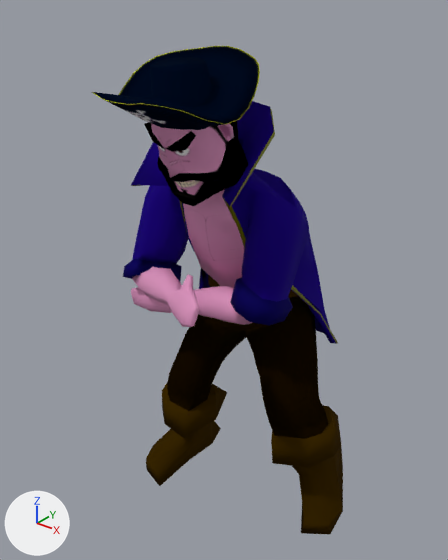
Before and after pictures for a commit that changed the OBJ model assets/Animacion/Pirata/Celebracion/PirataCelebracion_000202.obj.
Before and after are seen from a 50 mm camera at (4.91, -6.13, 7.86) aimed at (-0.07, 0.1, 4.0). Every picture has the same lights, and +X, +Y and +Z are marked at lower left. Where no turn or scale is listed for an object, it has been applied to the vertices.

Objects in the first picture: 'Pirata_PirataH'.
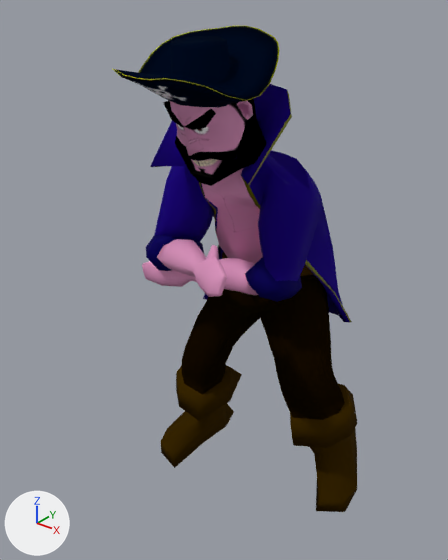
Diff of the bpy script that builds the scene:
```diff
--- a/assets/Animacion/Pirata/Celebracion/PirataCelebracion_000202.obj.py
+++ b/assets/Animacion/Pirata/Celebracion/PirataCelebracion_000202.obj.py
@@ me_pirata_piratah @@
 # used by ob_pirata_piratah; location = (0.0, 0.0, 0.0)
-me_pirata_piratah.from_pydata(...)  # 1340 vertices, 1341 faces; spans x -1.46..2.01, y -1.84..1.52, z 0.08..7.14
+me_pirata_piratah.from_pydata(...)  # 1340 vertices, 1341 faces; spans x -1.63..1.95, y -1.42..2.05, z 0.01..7.34
+# me_pirata_piratah part 1: the loose piece of 216 vertices spanning x -0.89..0.96, y -1.84..0.04, z 6.21..7.14 is scaled about its middle by 1.04, then moved by (-0.11, 0.46, 0.18)
+# me_pirata_piratah part 2: 1124 of 1340 vertices moved; they spanned x -1.46..2.01, y -1.6..1.52, z 0.08..6.86 and now span x -1.63..1.95, y -1.13..2.05, z 0.01..7.04; mean shift (-0.11, 0.51, 0.12); largest move (-0.68, -0.43, 3.97) -> (-0.77, 0.21, 4.41)
 me_pirata_piratah.materials.append(mat_piratamat)
```

Changed parts and their boxes [x1, y1, x2, y2] in the pictures (448 x 560 px; the box of a moved part takes in the faces that stretch with it):
'Pirata_PirataH', reshaped
    before: [92, 46, 343, 534]
    after: [112, 26, 357, 512]
part 1 of me_pirata_piratah, moved or reshaped
    before: [92, 46, 260, 130]
    after: [112, 26, 279, 108]
part 2 of me_pirata_piratah, moved or reshaped
    before: [123, 101, 343, 534]
    after: [142, 84, 357, 512]
